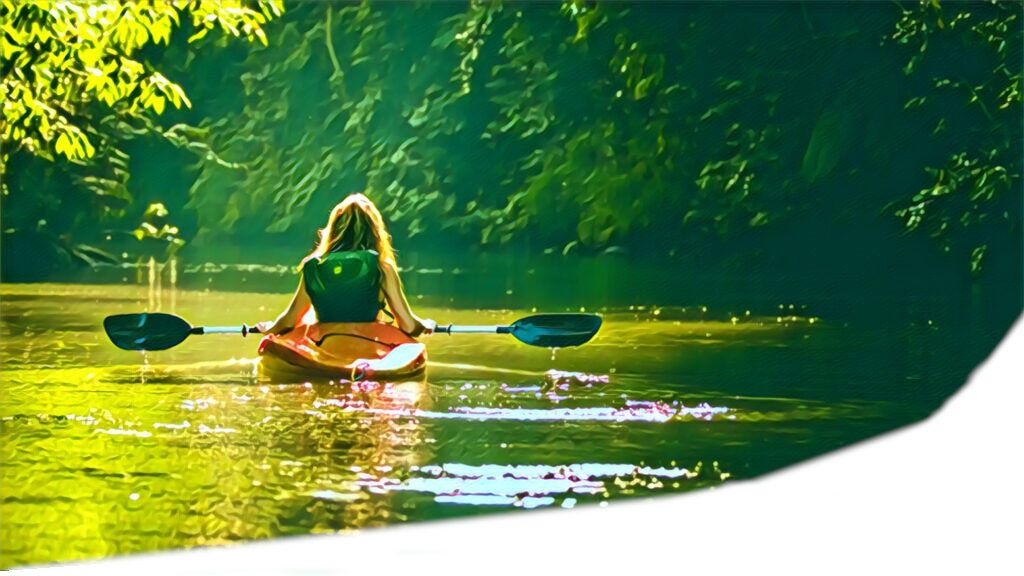
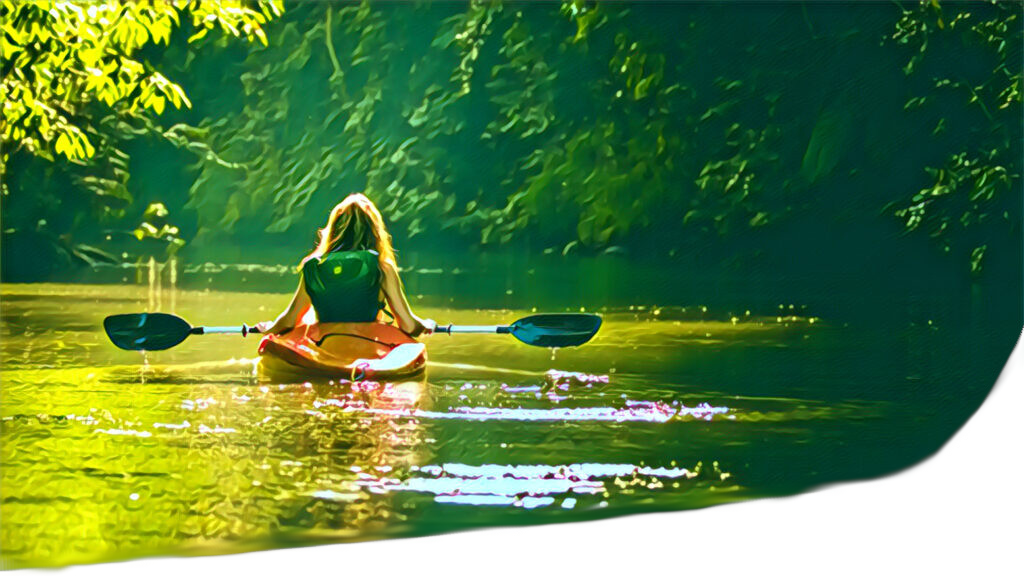
Before/after of a w=1024, h=576 layered artwork. What changed in the layer stack:
painted on "Hero Herstel Plus-cutout.jpeg" over [0, 305, 1024, 576]
